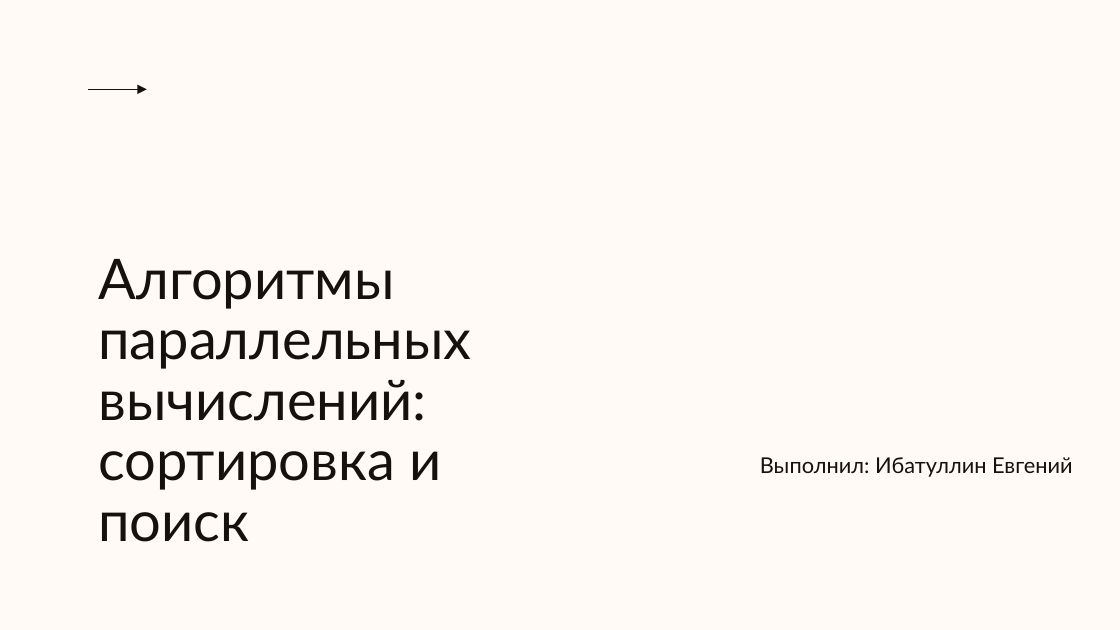
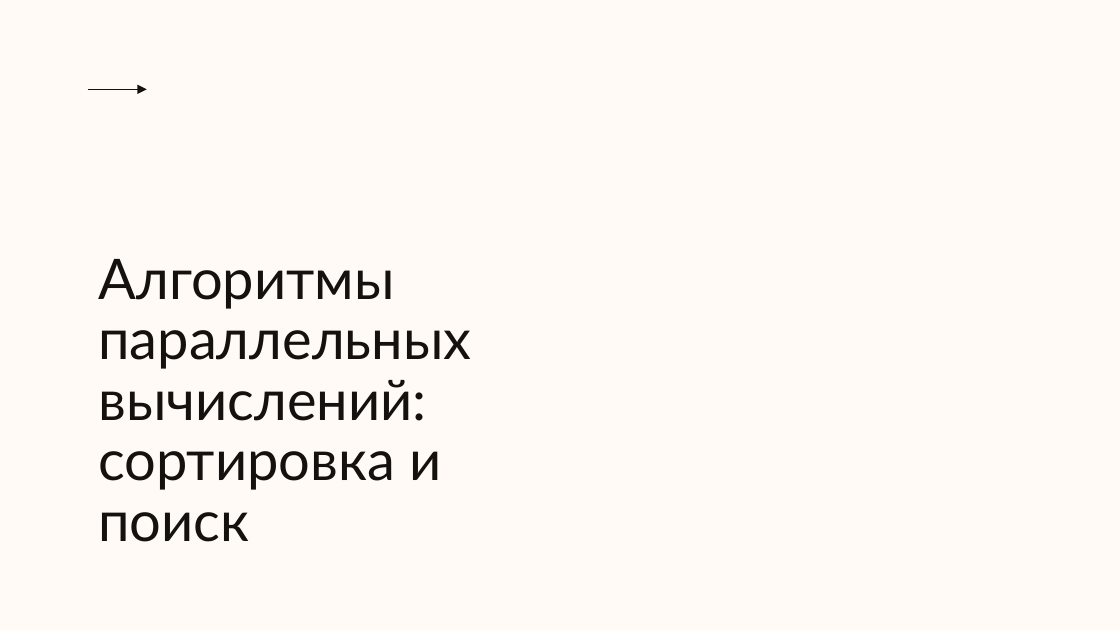
Before and after one commit to sxvxmx/parallel_sort_examples, a slide deck: slide 1 of sort.pptx. Drawn at 1120x630 pixels with LibreOffice and Linux fonts; fonts in the diff are those of the drawing; background and template pictures are left out. Boxes give left, top, right and bottom in pixels: in the first picture for what was removed or moved away, otherwise in the second. Text is boxed around its words. In the diff, an @@ line names an element or a change of style, - is before the commit and + after.

Commit message:
small fix

```diff
--- a/sort.pptx
+++ b/sort.pptx
@@ subtitle removed at box(760, 457, 1073, 477) @@
-Выполнил: Ибатуллин Евгений
```
